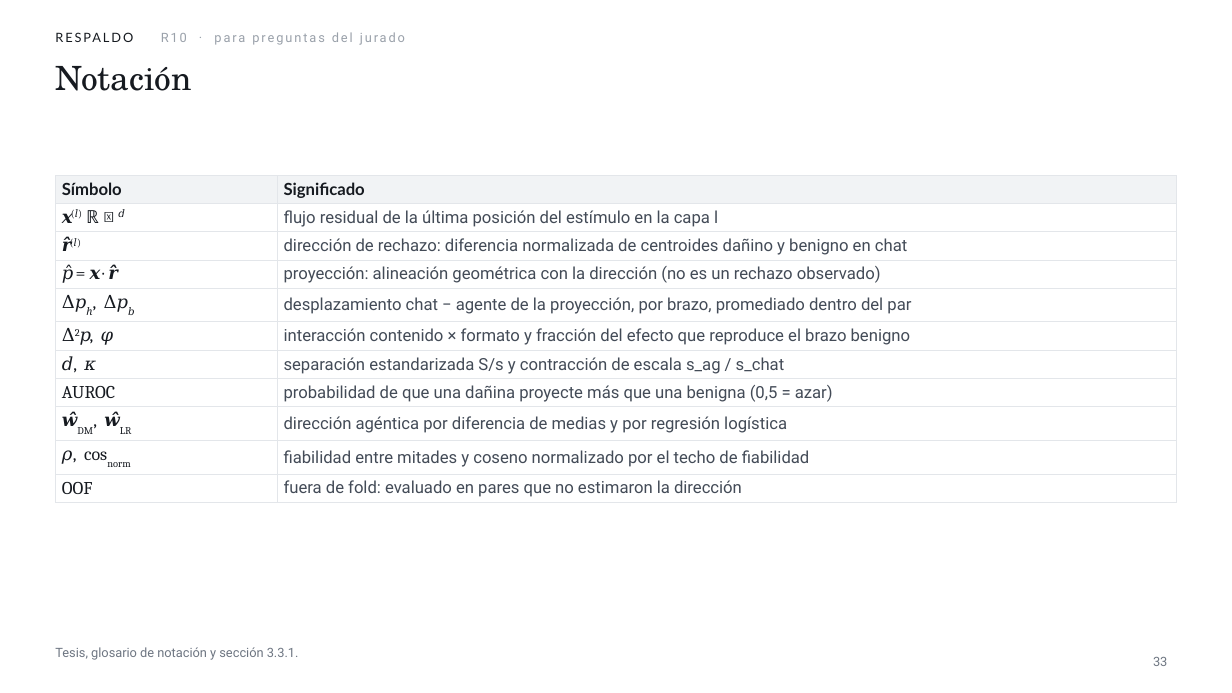
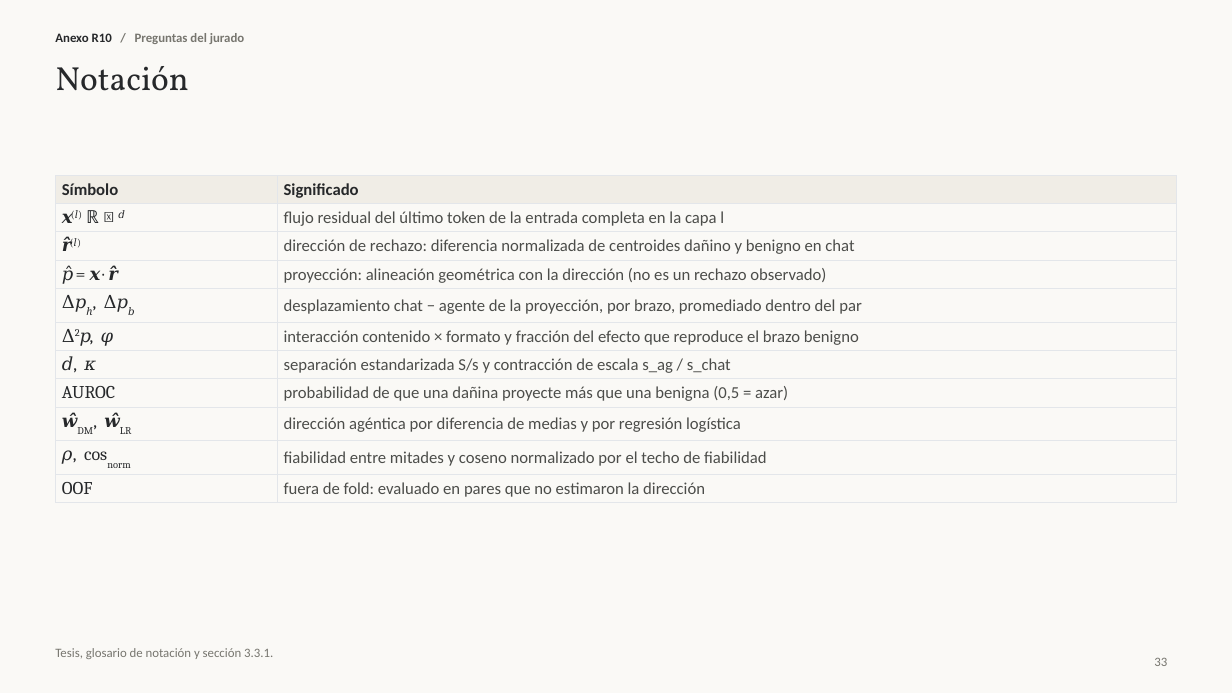
Before and after one commit to JEstebanBav/agentic-safety-probe, a slide deck: slide 33 of docs/sustentacion/Sustentacion_Espitia_Leiva.pptx. Drawn at 1232x693 pixels with LibreOffice and Linux fonts; fonts in the diff are those of the drawing. Boxes give left, top, right and bottom in pixels: in the first picture for what was removed or moved away, otherwise in the second. Text is boxed around its words. In the diff, an @@ line names an element or a change of style, - is before the commit and + after.

```diff
--- a/docs/sustentacion/Sustentacion_Espitia_Leiva.pptx
+++ b/docs/sustentacion/Sustentacion_Espitia_Leiva.pptx
@@ background #FFFFFF to #FAF9F6 @@
@@ title "Notación" at box(55, 66, 188, 91): font TeX Gyre Schola to Vollkorn, text colour #161A20 to #26282A @@
@@ text at box(55, 33, 244, 44): text changed; font Roboto to Calibri; text colour #9AA1AA to #77766F; bold on @@
-RESPALDO R10 · para preguntas del jurado
+Anexo R10 / Preguntas del jurado
@@ table at box(55, 176, 1177, 501) @@
-row 2, column 2: flujo residual de la última posición del estímulo en la capa l
+row 2, column 2: flujo residual del último token de la entrada completa en la capa l
@@ fill #F1F3F5 to #F0EDE6 in row 1 @@
@@ font Lato to Calibri in "Símbolo", "Significado" @@
@@ text colour #161A20 to #26282A in "Símbolo", "Significado", "𝒙(𝑙) ∈ ℝ𝑑", "𝒓̂(𝑙)" and 8 more places @@
@@ font Roboto to Calibri, text colour #434B57 to #4C4D4A in "dirección de rechazo: diferencia normalizada de centroides ...", "proyección: alineación geométrica con la dirección (no ...", "desplazamiento chat − agente de la proyección, ...", "interacción contenido × formato y fracción del ..." and 5 more places @@
@@ text "Tesis, glosario de notación y ..." at box(55, 648, 273, 659): font Roboto to Calibri, text colour #6E7682 to #77766F @@
@@ page number at box(1154, 658, 1167, 666): font Roboto to Calibri, text colour #6E7682 to #77766F @@
```
Also in this commit, not shown: 31 other slides changed, 4 slides added, 3 slides removed, 21 other files.
